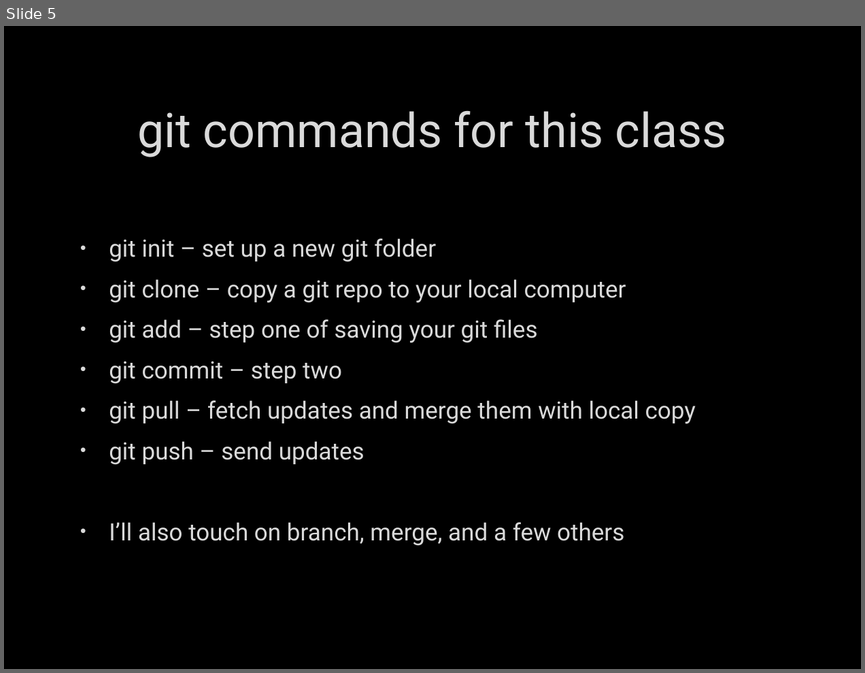
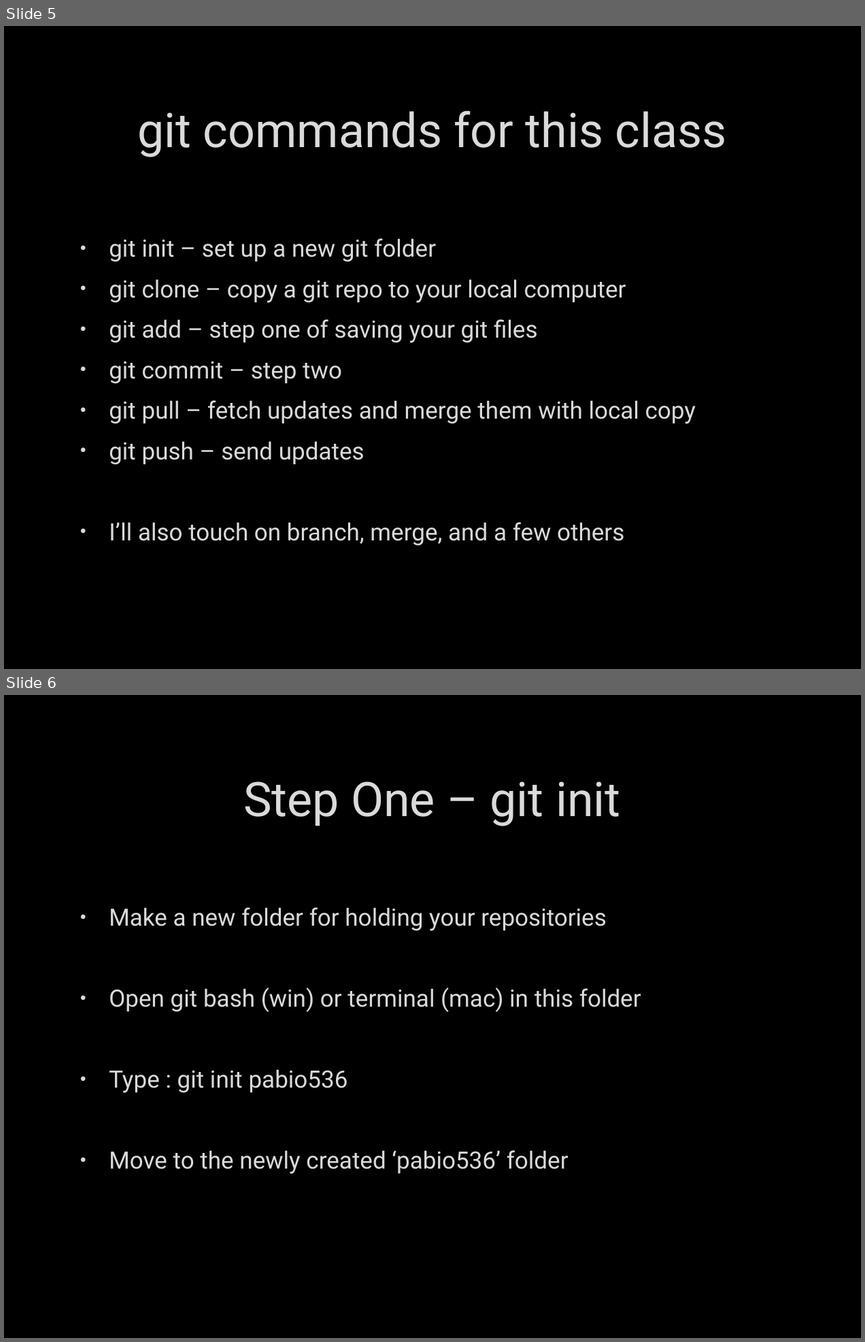
Before and after one commit to fdmast/Pabio536, a slide deck: C1_Introduction/ClassOne.GithubIntro.pptx. Shown one above the other, each under a label of ours: slide 5 before the commit, slides 5 and 6 after it. The pictures are 865x673 and 865x1342 pixels, drawn with LibreOffice and Linux fonts; fonts in the diff are those of the drawing; background and template pictures are left out. Boxes give left, top, right and bottom in pixels: in the first picture for what was removed or moved away, otherwise in the second. Text is boxed around its words. In the diff, an @@ line names an element or a change of style, - is before the commit and + after.

```diff
--- a/C1_Introduction/ClassOne.GithubIntro.pptx
+++ b/C1_Introduction/ClassOne.GithubIntro.pptx
@@ slide 6 added at bbox=[4, 695, 861, 1338], background picture (left out) @@
@@ title added at bbox=[243, 781, 620, 826], 40 pt, text #DADADA @@
+Step One – git init
@@ text added at bbox=[109, 907, 641, 1174], 20 pt, text #DADADA @@
+• Make a new folder for holding your repositories
+• Open git bash (win) or terminal (mac) in this folder
+• Type : git init pabio536
+• Move to the newly created ‘pabio536’ folder
```
Also in this commit, not shown: 1 slide changed, 8 other slides added, 7 other files.
